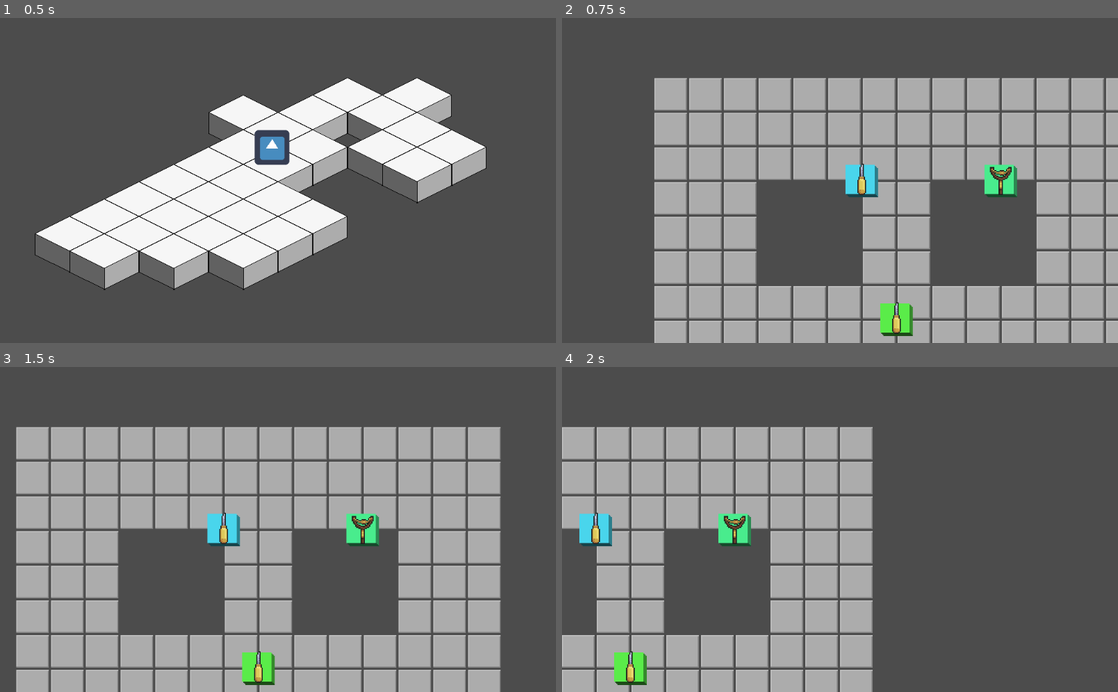
Above: before the commit, frames 1-4 (two rows, left to right).
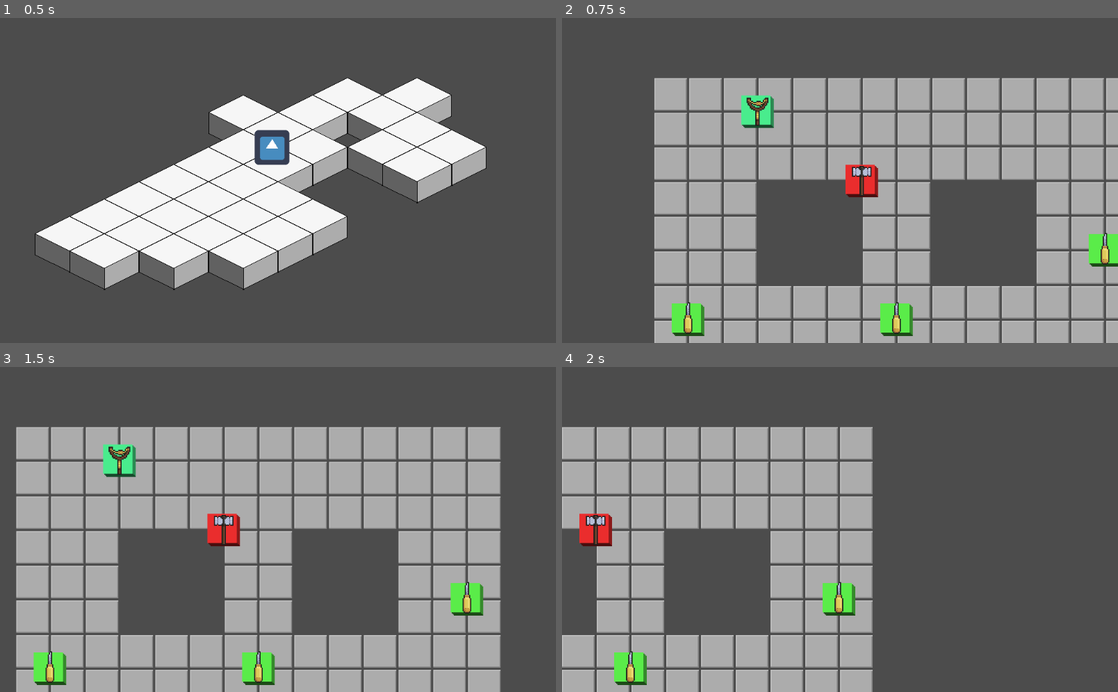
Above: after the commit, the same moments.

Repository: Henelik/HackGame
Game: Godot game, scene res://GameRoot.tscn
Same seed, same stepped clock (60 frames per second), same inputs: the game is played once before the commit and once after it. The engine's default icon, where the game draws it, is replaced by a stand-in: a white triangle on a blue panel in a dark square.
Inputs (mouse positions are in pixels of both pictures, inside the frame that each line leads up to):
- Up to frame 1 (0.5 s): no input
- Up to frame 2 (0.75 s): click (834, 148) at 0.5 s
- Up to frame 3 (1.5 s): tap Enter at 1.25 s; move the mouse to (300, 529) at 1.27 s; hold Right (ui_right) from 1.28 s (still down); click (300, 529) at 1.42 s
- Up to frame 4 (2 s): keep holding Right (ui_right)

Frame 1 is identical in both runs. In frame 2, 2.9% of the frame differs, in the area x 19-100%, y 23-98%; in frame 3, 3.0%, in the area x 6-87%, y 23-98%; in frame 4, 1.7%.

Commit message:
Added Banhammer and Clog

Diff:
--- /dev/null
+++ b/Databattle/Abilities/Ban.tscn
@@ -0,0 +1,7 @@
+[gd_scene load_steps=2 format=2]
+
+[ext_resource path="res://Databattle/Abilities/AttackAbility.tscn" type="PackedScene" id=1]
+
+[node name="AttackAbility" instance=ExtResource( 1 )]
+abilityName = "Ban"
+damage = 10
--- /dev/null
+++ b/Databattle/Abilities/ClogAbility.tscn
@@ -0,0 +1,12 @@
+[gd_scene load_steps=3 format=2]
+
+[ext_resource path="res://Scripts/Abilities/ClogAbility.gd" type="Script" id=1]
+[ext_resource path="res://Sounds/Attack 1.wav" type="AudioStream" id=2]
+
+[node name="ClogAbility" type="Node2D"]
+script = ExtResource( 1 )
+gizmoColor = Color( 0.188235, 0.639216, 0.709804, 0.682353 )
+
+[node name="AbilitySound" type="AudioStreamPlayer" parent="."]
+stream = ExtResource( 2 )
+volume_db = -4.303
--- /dev/null
+++ b/Databattle/Programs/Banhammer.tscn
@@ -0,0 +1,15 @@
+[gd_scene load_steps=3 format=2]
+
+[ext_resource path="res://Databattle/ProgramHead.tscn" type="PackedScene" id=1]
+[ext_resource path="res://Sprites/Program Icons/Banhammer.png" type="Texture" id=2]
+
+[node name="Banhammer" instance=ExtResource( 1 )]
+movesPerTurn = 3
+maxSize = 2
+progName = "Banhammer"
+col = Color( 0.92549, 0.176471, 0.176471, 1 )
+abilityRefs = [ "res://Databattle/Abilities/Ban.tscn" ]
+flavorText = "Should've checked yourself before you rekked yourself."
+
+[node name="IconSprite" parent="." index="1"]
+texture = ExtResource( 2 )
--- /dev/null
+++ b/Scripts/Abilities/ClogAbility.gd
@@ -0,0 +1,13 @@
+extends "res://Scripts/Abilities/BaseAbility.gd"
+
+export(int) var slowAmount = 1
+
+func fireProgram(target):
+	if target.movePerTurn > 0:
+		target.movesPerTurn -= 1
+	get_node("AbilitySound").play()
+	_postFire()
+
+func fireTile(tile: Vector2):
+	get_node("AbilitySound").play()
+	_postFire()
--- a/test.tscn
+++ b/test.tscn
@@ -1,9 +1,10 @@
-[gd_scene load_steps=5 format=2]
+[gd_scene load_steps=6 format=2]
 
 [ext_resource path="res://Databattle/BattleCam.tscn" type="PackedScene" id=1]
 [ext_resource path="res://Databattle/BattleMap.tscn" type="PackedScene" id=2]
 [ext_resource path="res://Databattle/Programs/IceBreaker.tscn" type="PackedScene" id=3]
-[ext_resource path="res://Databattle/Programs/Slingshot.tscn" type="PackedScene" id=4]
+[ext_resource path="res://Databattle/Programs/Banhammer.tscn" type="PackedScene" id=4]
+[ext_resource path="res://Databattle/Programs/Slingshot.tscn" type="PackedScene" id=5]
 
 [node name="Battle" type="Node2D"]
 
@@ -14,14 +15,24 @@
 [node name="BattleMap" parent="." instance=ExtResource( 2 )]
 tile_data = PoolIntArray( -65540, 0, 0, -65539, 0, 0, -65538, 0, 0, -65537, 0, 0, -131072, 0, 0, -131071, 0, 0, -131070 …(1354 unchanged characters)…
 
-[node name="Icebreaker" parent="." instance=ExtResource( 3 )]
-position = Vector2( 28.8887, -1.11639 )
-col = Color( 0.290196, 0.843137, 0.933333, 1 )
-
 [node name="Icebreaker2" parent="." instance=ExtResource( 3 )]
 position = Vector2( 62.2832, 128.39 )
 col = Color( 0.356863, 0.933333, 0.290196, 1 )
 owningPlayerId = 1
 
-[node name="Slingshot" parent="." instance=ExtResource( 4 )]
-position = Vector2( 158.395, -1.93069 )
+[node name="Icebreaker3" parent="." instance=ExtResource( 3 )]
+position = Vector2( -125.121, 128.989 )
+col = Color( 0.356863, 0.933333, 0.290196, 1 )
+owningPlayerId = 1
+
+[node name="Icebreaker4" parent="." instance=ExtResource( 3 )]
+position = Vector2( 253.879, 63.1277 )
+col = Color( 0.356863, 0.933333, 0.290196, 1 )
+owningPlayerId = 1
+
+[node name="Banhammer" parent="." instance=ExtResource( 4 )]
+position = Vector2( 33.318, -0.296814 )
+
+[node name="Slingshot" parent="." instance=ExtResource( 5 )]
+position = Vector2( -67.8686, -64.3617 )
+owningPlayerId = 1
